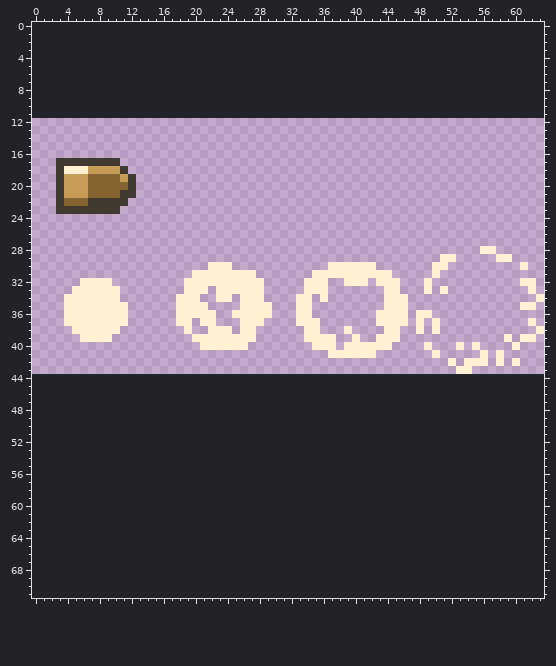
Edited in one commit: sprite sheet (assets/sprites/Player/StandardBullet-Sheet.png). Above, as it was before the edit.
The file is 64x32 pixels. The old version is drawn lined up with the new one, on the new canvas.
The result:
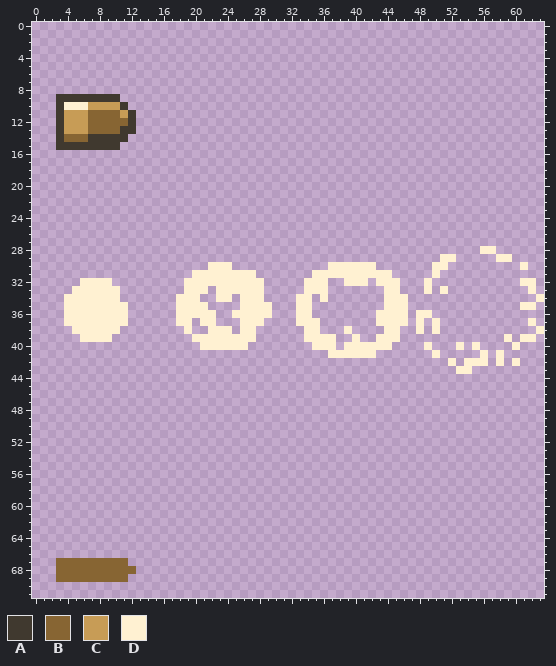
Palette (. is transparent): A #40392f  B #876533  C #c79c56  D #fff1d2
Change:
canvas 64x32 -> 64x72, the old top-left corner now at 0,12
There is now colour A in row 9 at x 3 to 10; in row 10 at x 3 and 11; in rows 11 to 12 at x 3 and 12; in row 13 at x 3 and 11 to 12; in row 14 at x 3 and 7 to 11; in row 15 at x 3 to 10.
There is now colour B in row 11 at x 7 to 10; in row 12 at x 7 to 11; in row 13 at x 7 to 10; in row 14 at x 4 to 6; in row 67 at x 3 to 11; in row 68 at x 3 to 12.
There is now colour B in row 69 at x 3 to 11.
There is now colour C in row 10 at x 7 to 10; in row 11 at x 4 to 6 and 11; in rows 12 to 13 at x 4 to 6.
There is now colour D in row 10 at x 4 to 6.
Colour A is removed in row 17 at x 3 to 10; in row 18 at x 3 and 11; in rows 19 to 20 at x 3 and 12; in row 21 at x 3 and 11 to 12; in row 22 at x 3 and 7 to 11; in row 23 at x 3 to 10.
Colour B is removed in row 19 at x 7 to 10; in row 20 at x 7 to 11; in row 21 at x 7 to 10; in row 22 at x 4 to 6.
Colour C is removed in row 18 at x 7 to 10; in row 19 at x 4 to 6 and 11; in rows 20 to 21 at x 4 to 6.
Colour D is removed in row 18 at x 4 to 6.
